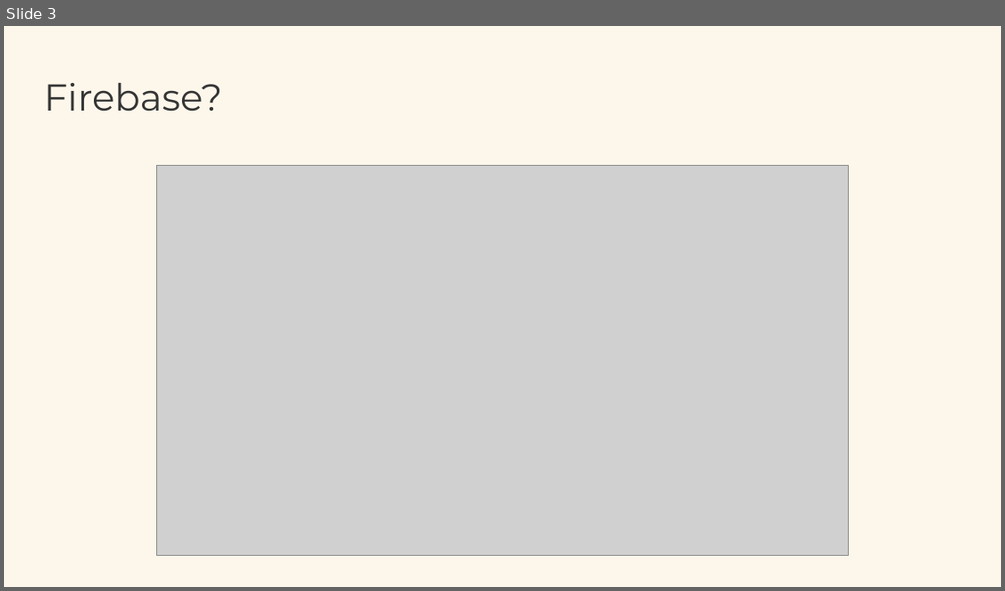
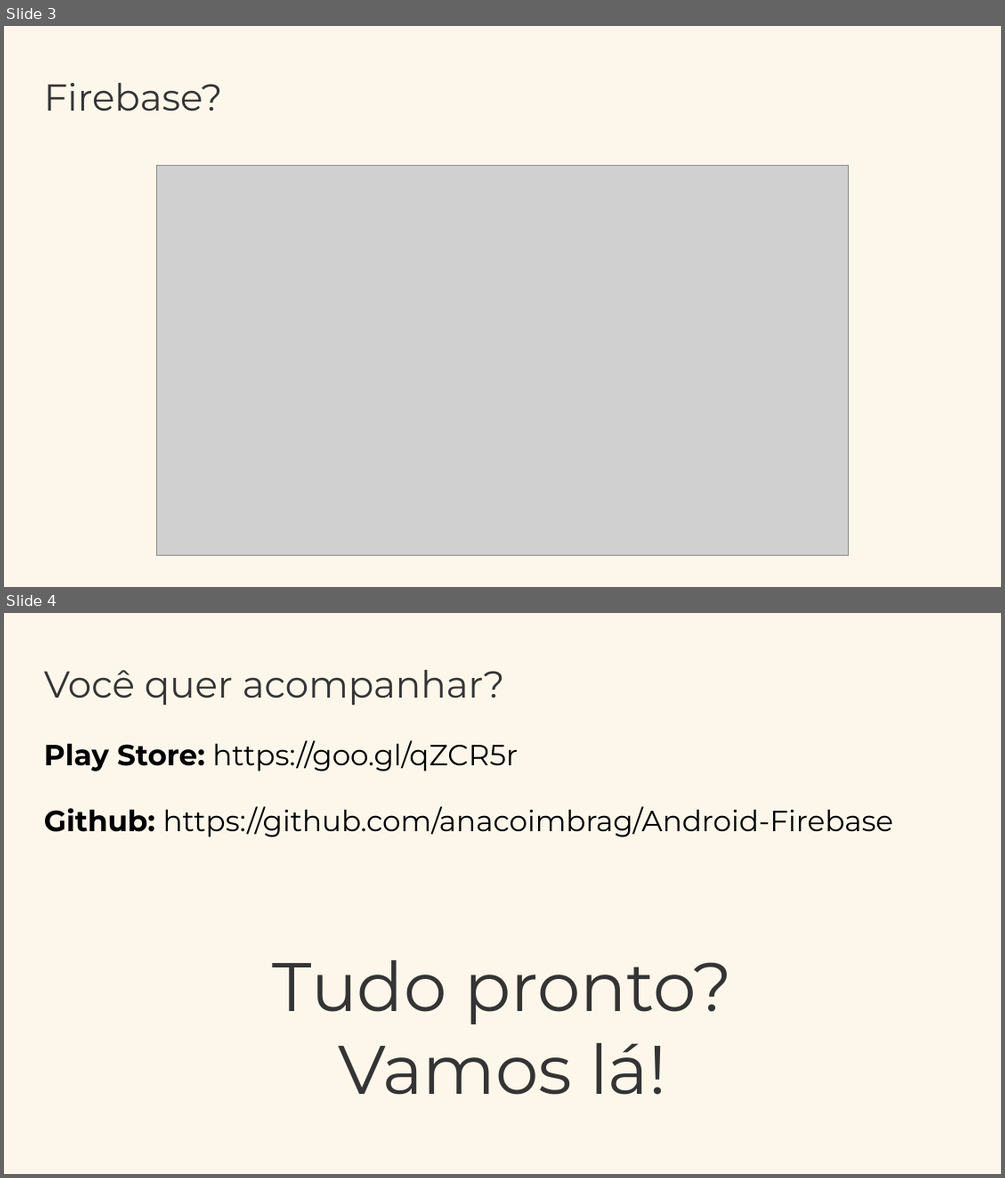
Before and after one commit to anacoimbrag/Android-Firebase, a slide deck: Android + Firebase.pptx. Shown one above the other, each under a label of ours: slide 3 before the commit, slides 3 and 4 after it. The pictures are 1005x591 and 1005x1178 pixels, drawn with LibreOffice and Linux fonts; fonts in the diff are those of the drawing; grey boxes stand for pictures. Boxes give left, top, right and bottom in pixels: in the first picture for what was removed or moved away, otherwise in the second. Text is boxed around its words. In the diff, an @@ line names an element or a change of style, - is before the commit and + after.

```diff
--- a/Android + Firebase.pptx
+++ b/Android + Firebase.pptx
@@ slide 4 added at (4,613,1001,1174), background #FDF7EB @@
@@ text added at (44,670,505,705), 36 pt, text #343434 @@
+Você quer acompanhar?
@@ text added at (44,740,518,771), 28 pt, text #000000 @@
+Play Store: https://goo.gl/qZCR5r
@@ text added at (44,806,894,837), 28 pt, text #000000 @@
+Github: https://github.com/anacoimbrag/Android-Firebase
@@ text added at (273,960,732,1094), 66 pt, text #343434 @@
+Tudo pronto? Vamos lá!
```
Also in this commit, not shown: 11 other slides added, 1 slide removed, 23 other files.
